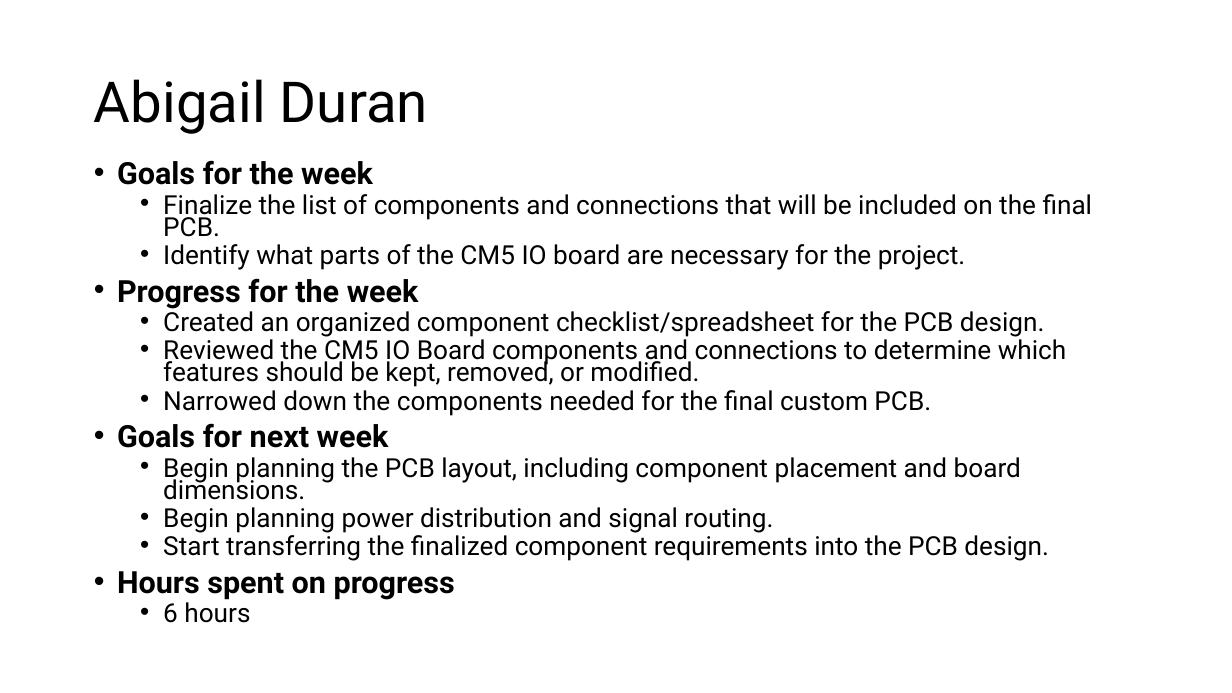
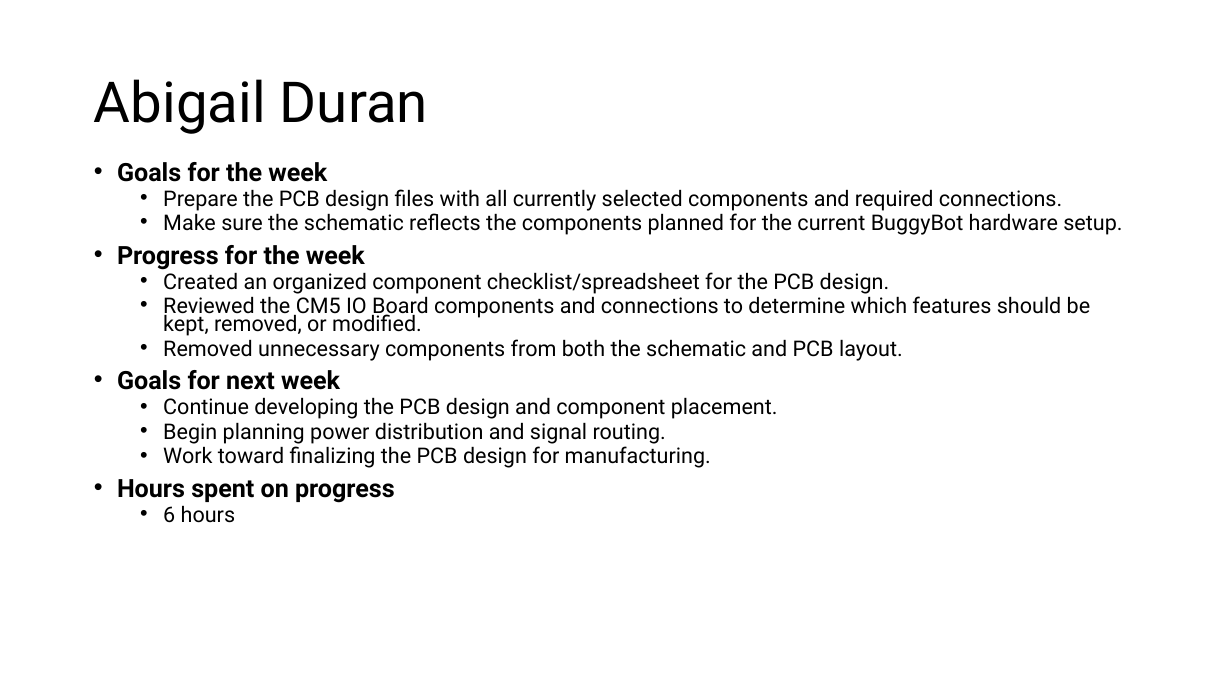
Before and after one commit to EthanWellsSr/BuggyBot, a slide deck: slide 1 of Weekly Reports/slides/4-abigail-duran.pptx. Drawn at 1232x693 pixels with LibreOffice and Linux fonts; fonts in the diff are those of the drawing. Boxes give left, top, right and bottom in pixels: in the first picture for what was removed or moved away, otherwise in the second. Text is boxed around its words. In the diff, an @@ line names an element or a change of style, - is before the commit and + after.

Commit message:
Week 8 Slide Updates

```diff
--- a/Weekly Reports/slides/4-abigail-duran.pptx
+++ b/Weekly Reports/slides/4-abigail-duran.pptx
@@ text at <box>117,162,1091,523</box>: size 23.8 to 19.6 pt in "Goals for the week", "Progress for the week", "Goals for next week", "Hours spent on progress"; size 20.4 to 16.8 pt in "Created an organized component checklist/spreadsheet for the ...", "Reviewed the CM5 IO Board components and ...", "Begin planning power distribution and signal routing.", "6 hours" @@
@@ text at <box>163,189,1122,235</box>: text changed; size 20.4 to 16.8 pt @@
-  • Finalize the list of components and connections that will be included on the final PCB.
-  • Identify what parts of the CM5 IO board are necessary for the project.
+  • Prepare the PCB design files with all currently selected components and required connections.
+  • Make sure the schematic reflects the components planned for the current BuggyBot hardware setup.
@@ text at <box>163,339,903,361</box>: text changed; size 20.4 to 16.8 pt @@
-  • Narrowed down the components needed for the final custom PCB.
+  • Removed unnecessary components from both the schematic and PCB layout.
@@ text at <box>163,397,778,419</box>: text changed; size 20.4 to 16.8 pt @@
-  • Begin planning the PCB layout, including component placement and board dimensions.
+  • Continue developing the PCB design and component placement.
@@ text at <box>163,443,711,468</box>: text changed; size 20.4 to 16.8 pt @@
-  • Start transferring the finalized component requirements into the PCB design.
+  • Work toward finalizing the PCB design for manufacturing.
```
Also in this commit, not shown: 3 slides added, 1 slide removed.
